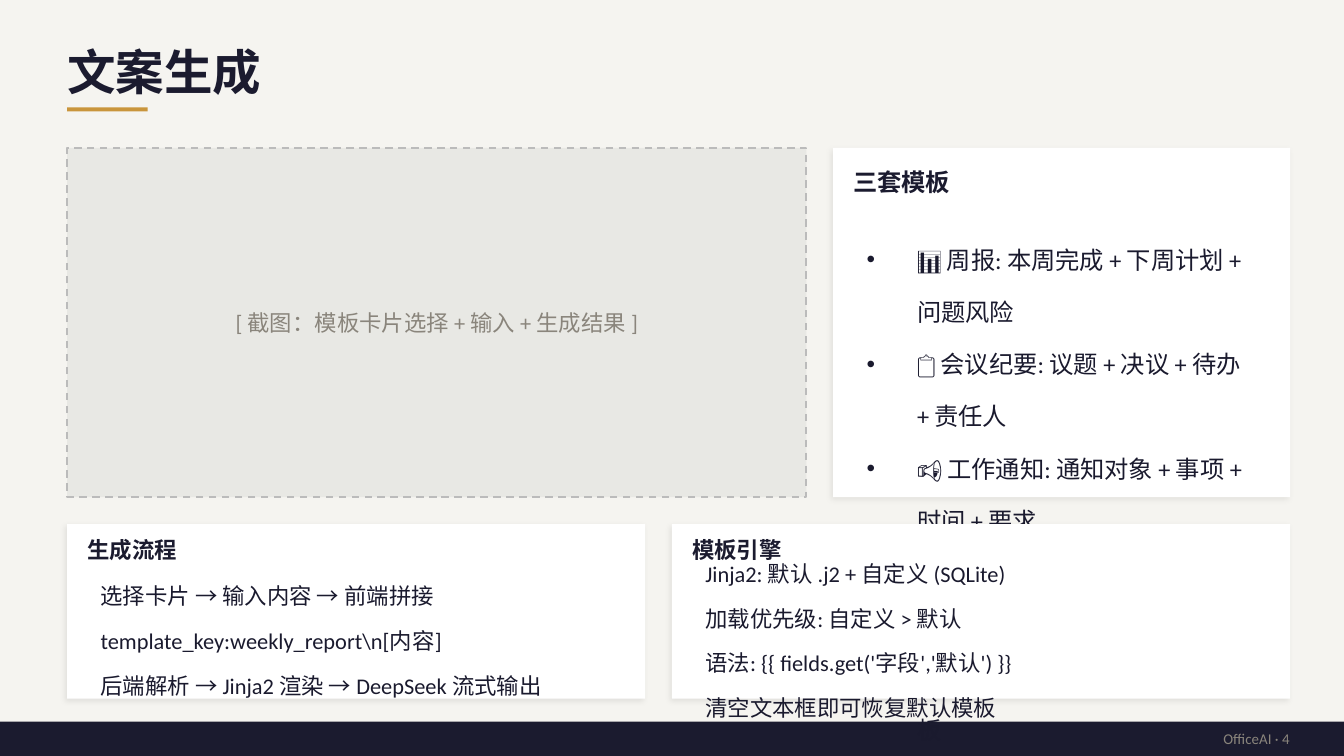
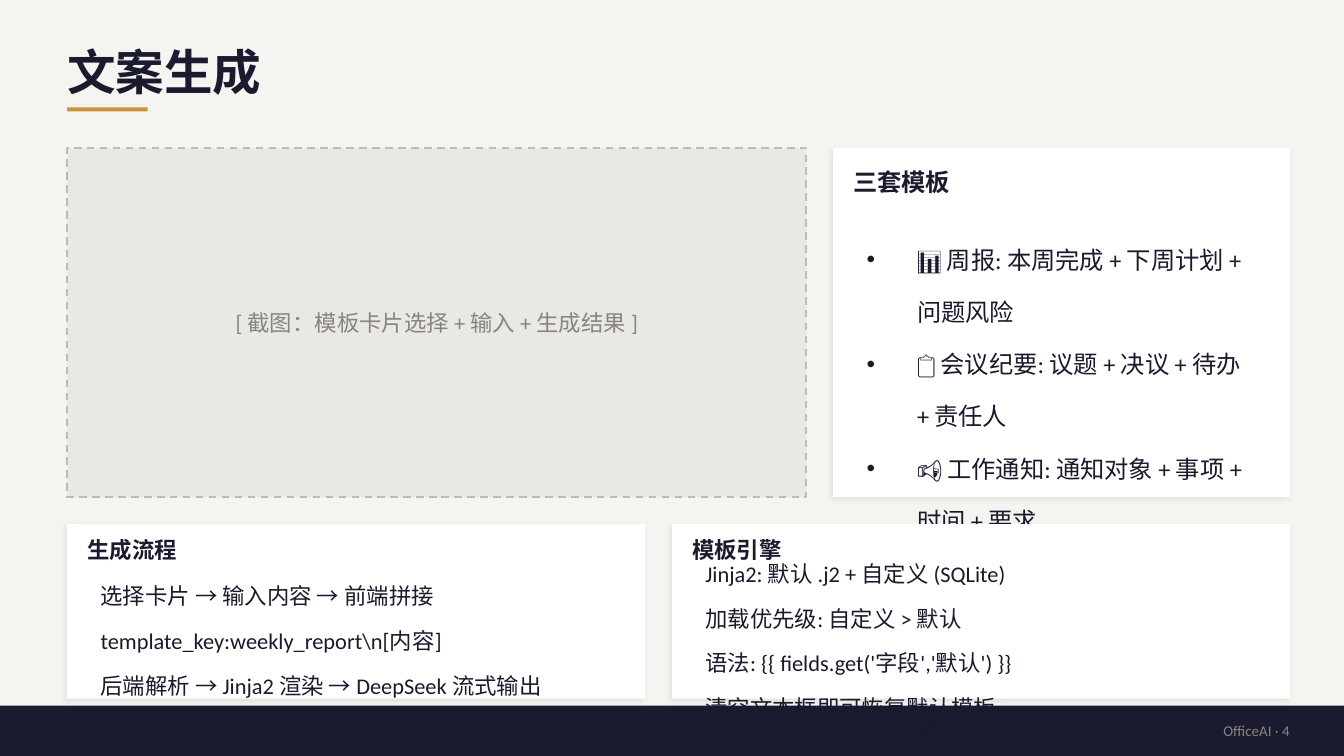
Before and after one commit to Sorcerer-A/hgls, a slide deck: slide 4 of docs/OfficeAI_项目汇报_v6.pptx. Drawn at 1344x756 pixels with LibreOffice and Linux fonts; fonts in the diff are those of the drawing. Boxes give left, top, right and bottom in pixels: in the first picture for what was removed or moved away, otherwise in the second. Text is boxed around its words. In the diff, an @@ line names an element or a change of style, - is before the commit and + after.

```diff
--- a/docs/OfficeAI_项目汇报_v6.pptx
+++ b/docs/OfficeAI_项目汇报_v6.pptx
@@ rectangle: place and size @@
-rectangle at box(0, 722, 1344, 756)
+rectangle at box(0, 706, 1344, 756)
@@ text "OfficeAI · 4": place and size @@
-text "OfficeAI · 4" at box(1223, 734, 1290, 744)
+text "OfficeAI · 4" at box(1223, 726, 1290, 736)
```
Also in this commit, not shown: 5 other slides changed, 1 other file.
